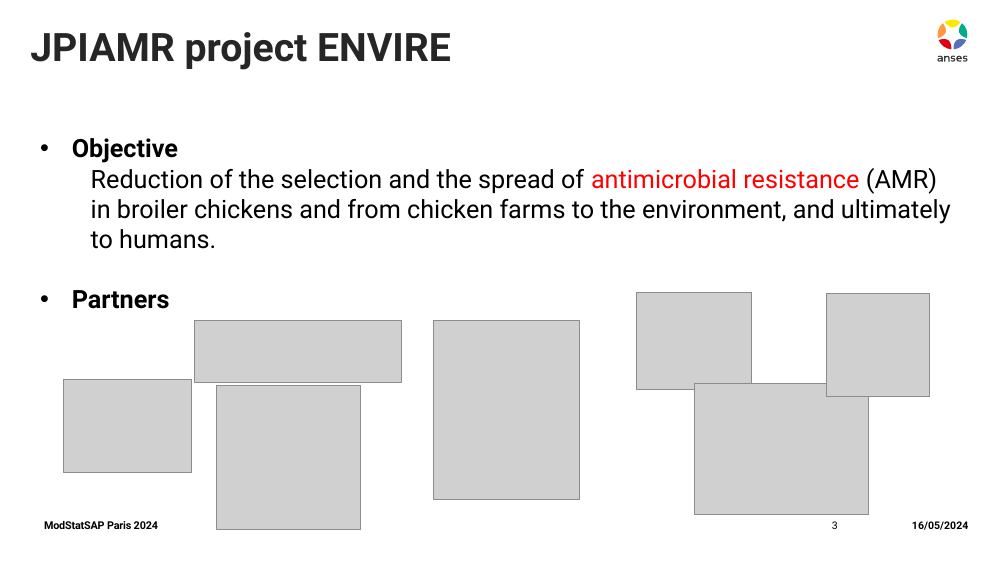
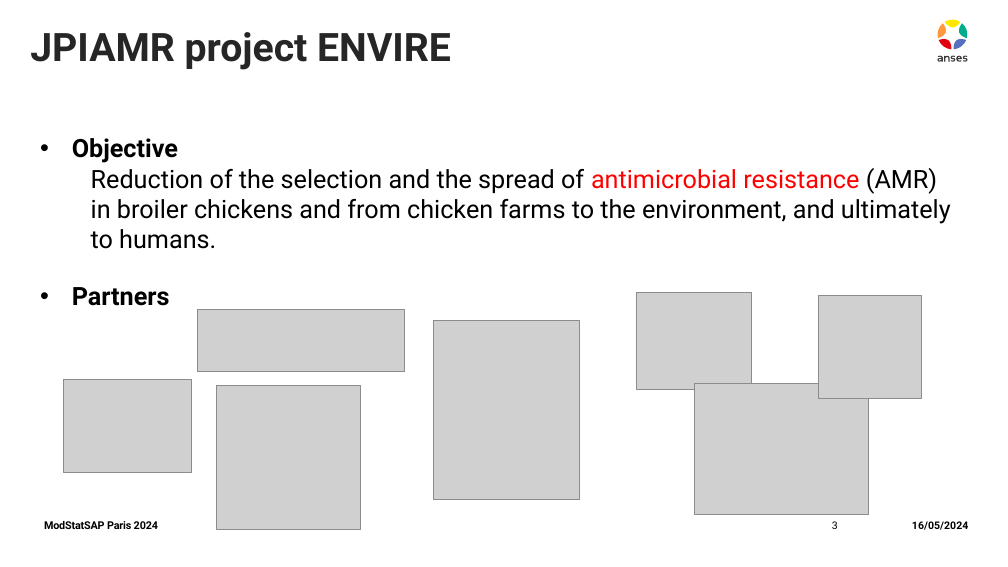
Before and after one commit to ENVIRE-JPIAMR/farm-module, a slide deck: slide 3 of docs/ModStatSAP_sbasak.pptx. Drawn at 1008x567 pixels with LibreOffice and Linux fonts; fonts in the diff are those of the drawing; grey boxes stand for pictures. Boxes give left, top, right and bottom in pixels: in the first picture for what was removed or moved away, otherwise in the second. Text is boxed around its words. In the diff, an @@ line names an element or a change of style, - is before the commit and + after.

```diff
--- a/docs/ModStatSAP_sbasak.pptx
+++ b/docs/ModStatSAP_sbasak.pptx
@@ text at (72, 290, 170, 309): paragraph removed @@
-• Partners
@@ text added at (72, 287, 170, 306), 18 pt, text #000000, bold @@
+• Partners
@@ picture: place and size @@
-picture at (827, 293, 929, 396)
+picture at (818, 295, 921, 398)
@@ picture: place and size @@
-picture at (195, 321, 402, 382)
+picture at (198, 309, 405, 371)
```
Also in this commit, not shown: 2 other slides changed, 2 slides removed.
